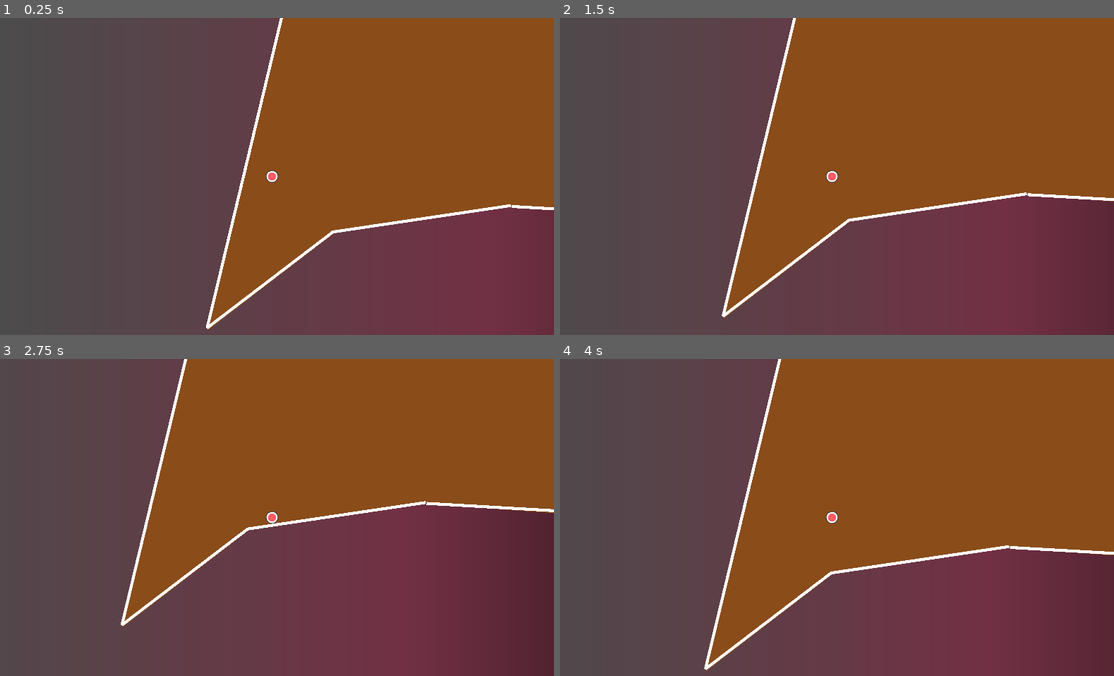
Above: before the commit, frames 1-4 (two rows, left to right).
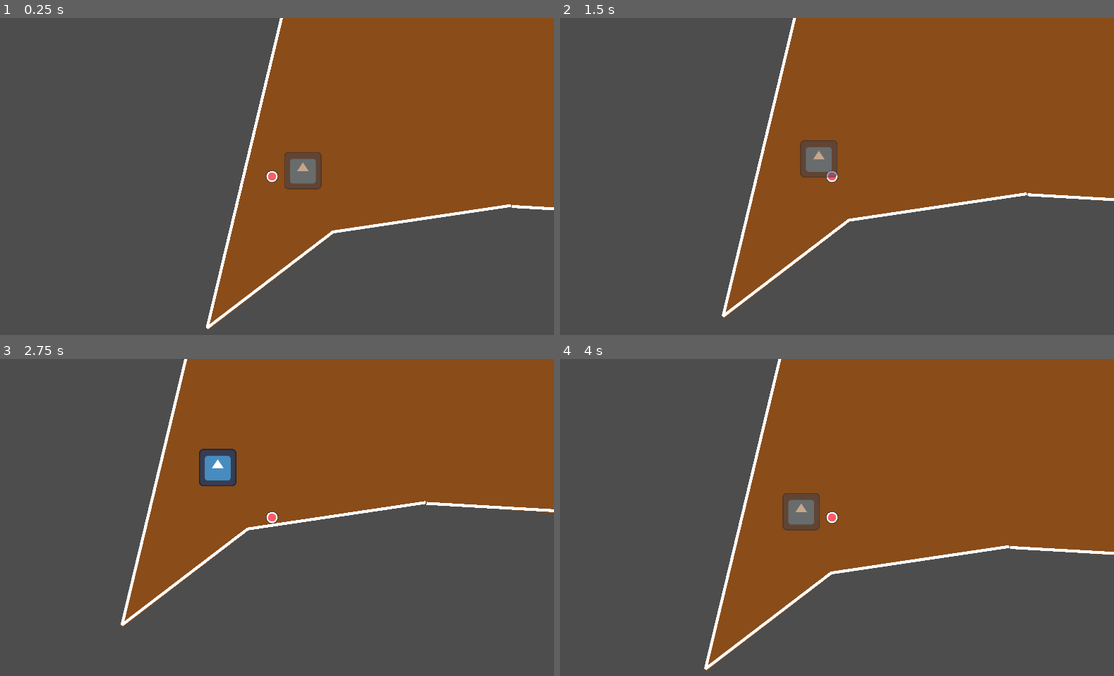
Above: after the commit, the same moments.

Repository: mddizon/BuiltToScale
Game: Godot game, scene res://Scenes/ship_interior.tscn
Same seed, same stepped clock (60 frames per second), same inputs: the game is played once before the commit and once after it. This scene is started directly instead of the project's main scene. The engine's default icon, where the game draws it, is replaced by a stand-in: a white triangle on a blue panel in a dark square.
Inputs (mouse positions are in pixels of both pictures, inside the frame that each line leads up to):
- Up to frame 1 (0.25 s): no input
- Up to frame 2 (1.5 s): tap Enter at 0.5 s; move the mouse to (958, 160) at 0.52 s; hold D (right) 0.53-1.28 s; click (958, 160) at 0.6 s; move the mouse to (720, 192) at 1.27 s; hold S (down) from 1.28 s (still down); click (720, 192) at 1.35 s
- Up to frame 3 (2.75 s): move the mouse to (326, 447) at 2.02 s; release S (down) at 2.03 s; hold D (right) from 2.03 s (still down); click (326, 447) at 2.1 s
- Up to frame 4 (4 s): move the mouse to (803, 580) at 2.77 s; release D (right) at 2.78 s; hold W (up) 2.78-3.53 s; click (803, 580) at 2.85 s; move the mouse to (1003, 565) at 3.52 s; hold A (left) from 3.53 s (still down); click (1003, 565) at 3.6 s

The runs differ from the first frame. In frame 1, 15% of the frame differs, in the area x 51-100%, y 42-100%; in frame 2, 20%; in frame 3, 29%, in the area x 35-100%, y 28-100%; in frame 4, 20%.

Commit message:
Add interactables

Diff:
--- /dev/null
+++ b/Scenes/interactable.tscn
@@ -0,0 +1,9 @@
+[gd_scene load_steps=3 format=3 uid="uid://dbtoh2vrw0ta1"]
+
+[ext_resource type="Texture2D" uid="uid://ci2pjew43wf65" path="res://icon.svg" id="1_37gvw"]
+[ext_resource type="Script" path="res://src/interactable.gd" id="2_f83wl"]
+
+[node name="Interactable" type="Sprite2D"]
+position = Vector2(-703, 155)
+texture = ExtResource("1_37gvw")
+script = ExtResource("2_f83wl")
--- a/Scenes/ship_interior.tscn
+++ b/Scenes/ship_interior.tscn
@@ -1,23 +1,14 @@
 [gd_scene load_steps=6 format=3 uid="uid://dhdew4mlkjxct"]
 
 [ext_resource type="PackedScene" uid="uid://bd6vv0g2vw6ie" path="res://Scenes/interior_character.tscn" id="1_6ih0u"]
-[ext_resource type="Script" path="res://InteriorBorder.gd" id="3_8rish"]
-
-[sub_resource type="Gradient" id="Gradient_bem64"]
-offsets = PackedFloat32Array(0, 0.479777, 1)
-colors = PackedColorArray(0.299547, 0.299547, 0.299547, 1, 0.447195, 0.191193, 0.268451, 1, 0, 0, 0, 1)
-
-[sub_resource type="GradientTexture2D" id="GradientTexture2D_pdqr5"]
-gradient = SubResource("Gradient_bem64")
+[ext_resource type="Script" path="res://src/ship_interior.gd" id="1_x326t"]
+[ext_resource type="Script" path="res://src/interior_border.gd" id="3_8rish"]
+[ext_resource type="PackedScene" uid="uid://dbtoh2vrw0ta1" path="res://Scenes/interactable.tscn" id="4_wpjgs"]
 
 [sub_resource type="CanvasTexture" id="CanvasTexture_aamvy"]
 
 [node name="ShipInterior" type="Node2D"]
-
-[node name="Sprite2D" type="Sprite2D" parent="."]
-position = Vector2(17, -212)
-scale = Vector2(55.2818, 44.2892)
-texture = SubResource("GradientTexture2D_pdqr5")
+script = ExtResource("1_x326t")
 
 [node name="ShipFloor" type="Polygon2D" parent="."]
 color = Color(0.544288, 0.298503, 0.0982161, 1)
@@ -36,3 +27,6 @@
 speed = 200
 
 [node name="Camera2D" type="Camera2D" parent="InteriorCharacter"]
+
+[node name="Interactable" parent="." instance=ExtResource("4_wpjgs")]
+action_name = "Locker"
--- a/project.godot
+++ b/project.godot
@@ -19,6 +19,7 @@
 
 Init="*res://src/init.gd"
 AudioController="*res://Scenes/audio_controller.tscn"
+InteractionController="*res://src/interaction_controller.gd"
 
 [display]
 
--- /dev/null
+++ b/src/interactable.gd
@@ -0,0 +1,32 @@
+extends Sprite2D
+
+@export var action_name: String
+@export var threshhold_distance: float = 130
+
+var player: CharacterBody2D
+
+signal interacted(action_name: String)
+
+func _ready():
+	add_to_group("interactable")
+	player = get_parent().get_node("InteriorCharacter")
+	assert(player, "Player not found")
+	# Connects the interacted signal to the interaction controller
+	self.connect("interacted", InteractionController.interacted_with_object)
+
+# Called every frame. 'delta' is the elapsed time since the previous frame.
+func _process(_delta):
+	var player_near = is_player_near();
+	if player_near:
+		modulate = Color(1, 1, 1, .5)
+	else:
+		modulate = Color(1, 1, 1, 1)
+	if player_near and Input.is_action_just_pressed("action"):
+		emit_signal("interacted", action_name)
+
+func is_player_near():
+	var pos1 = player.position
+	var pos2 = position
+	var dist = pos1.distance_to(pos2)
+	# print(dist)
+	return dist < threshhold_distance
--- /dev/null
+++ b/src/interaction_controller.gd
@@ -0,0 +1,11 @@
+extends Node2D
+
+signal interacted(action_name: String)
+
+# Listens for interaction events and triggers them
+func _ready():
+	# Connects the interacted signal to the interaction controller
+	pass
+
+func interacted_with_object(action_name: String):
+	print("Interacted with object: " + action_name)
--- a/src/interior_character.gd
+++ b/src/interior_character.gd
@@ -2,9 +2,7 @@
 
 @export var speed = 100
 
-func _physics_process(delta):
-	if Input.is_action_just_pressed("action"):
-		print("Interacted")
+func _physics_process(_delta):
 	player_movement();
 
 func player_movement():
--- /dev/null
+++ b/src/ship_interior.gd
@@ -0,0 +1,6 @@
+extends Node2D
+
+
+# Called when the node enters the scene tree for the first time.
+func _ready():
+	pass
Renamed: InteriorBorder.gd -> src/interior_border.gd
